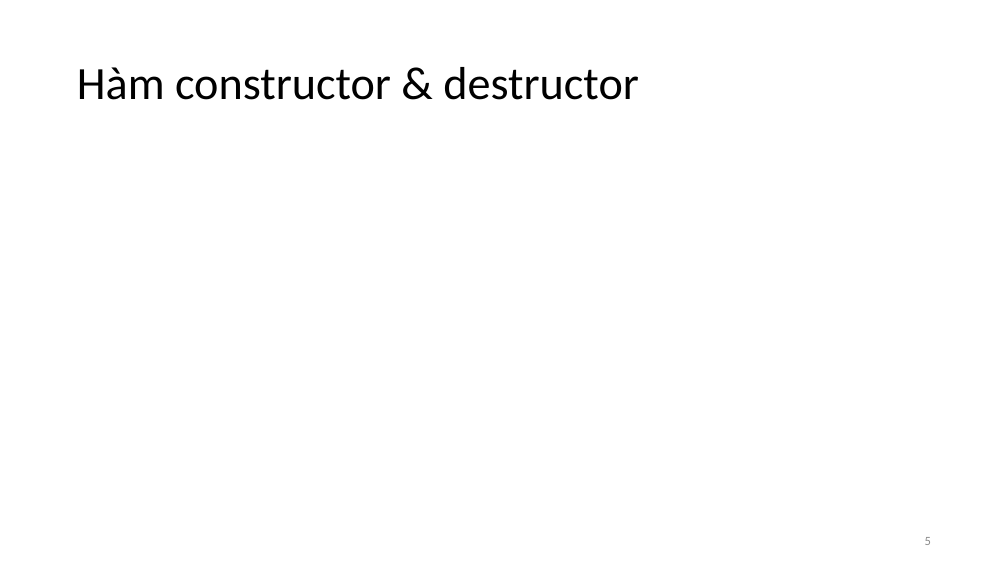
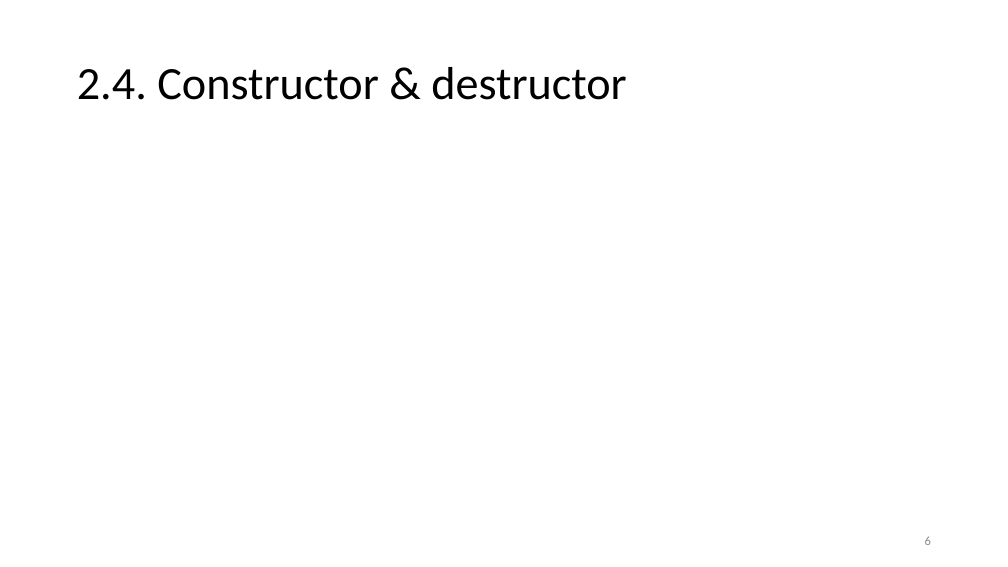
Before and after one commit to vutuanhai237/CourseMaterials, a slide deck: slide 6 of IT002-OOP/Slide thực hành/Lab 2. BasicOOP.pptx (slide 5 before the commit). Drawn at 1008x567 pixels with LibreOffice and Linux fonts; fonts in the diff are those of the drawing; grey boxes stand for pictures. Boxes give left, top, right and bottom in pixels: in the first picture for what was removed or moved away, otherwise in the second. Text is boxed around its words. In the diff, an @@ line names an element or a change of style, - is before the commit and + after.

```diff
--- a/IT002-OOP/Slide thực hành/Lab 2. BasicOOP.pptx
+++ b/IT002-OOP/Slide thực hành/Lab 2. BasicOOP.pptx
@@ title at box(77, 67, 626, 100): text changed @@
-Hàm constructor & destructor
+2.4. Constructor & destructor
```
Also in this commit, not shown: 6 other slides changed, 3 slides added, 36 other files.
